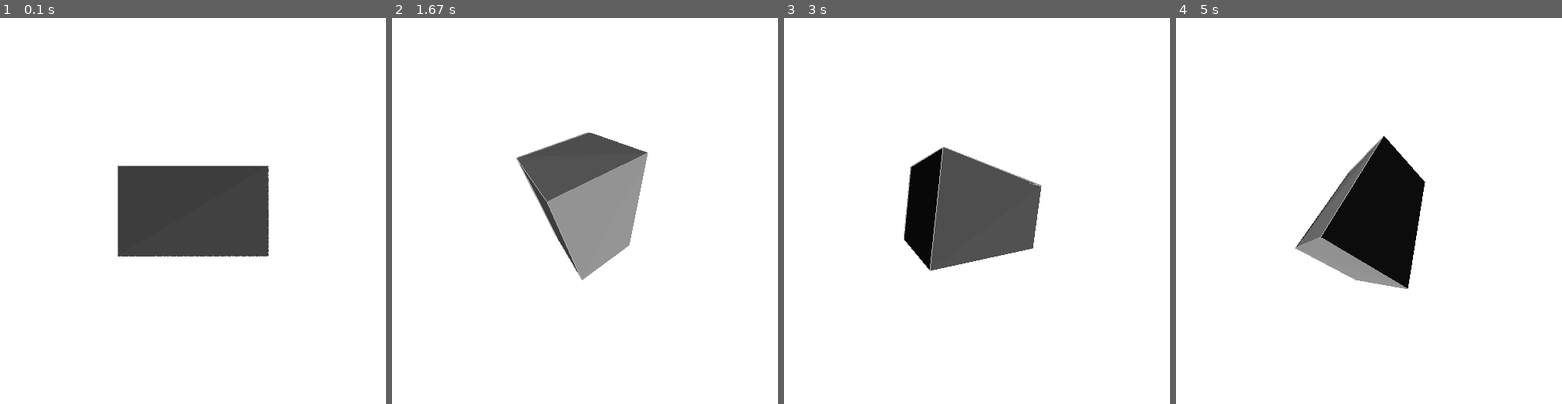
Above: before the commit, frames 1-4 (left to right).
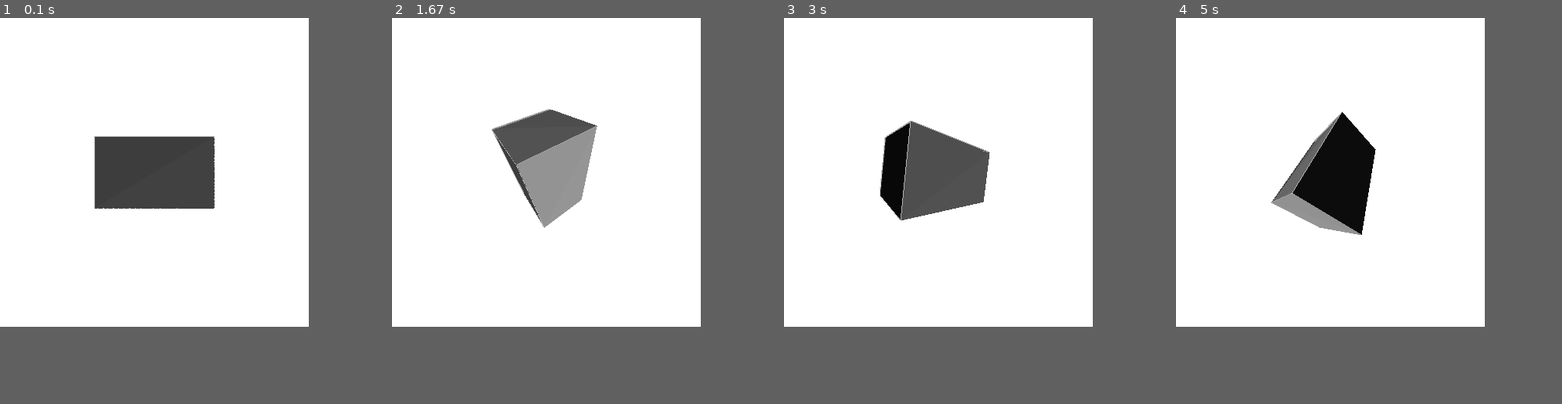
Above: after the commit, the same moments.

Repository: ElPudgino/3DRenderer
Game: pygame game, started from amoguspygame.py
Two runs of this game, one before a commit and one after it. Both use one fixed random seed, a clock stepped at 60 frames per second and the inputs below.
Inputs:
- Up to frame 1 (0.1 s): no input
- Up to frame 2 (1.67 s): hold Right 0.33-0.8 s; hold Up 0.83-1.3 s; hold Right from 1.33 s (still down)
- Up to frame 3 (3 s): release Right at 1.8 s; hold Left 1.83-2.37 s; hold Down 2.4-2.87 s; hold Left from 2.9 s (still down)
- Up to frame 4 (5 s): release Left at 3.37 s; hold Up 3.4-3.87 s; hold Right 3.9-4.53 s; hold Down from 4.57 s (still down)
In our replay, the window is 500x500 before the commit and 400x400 after it. These sizes can differ from the game's own. Grey fills any space a smaller window leaves; there, only what the larger window draws over its background counts as a difference.

The runs differ from the first frame. In frame 1, 9.6% of the frame differs, in the area x 24-70%, y 30-62%; in frame 2, 9.8%; in frame 3, 9.4%; in frame 4, 10%, in the area x 24-65%, y 24-71%.

Commit message:
Update amoguspygame.py

Diff:
--- a/amoguspygame.py
+++ b/amoguspygame.py
@@ -7,8 +7,8 @@
 import numpy as np
 Map = []
 DepthBuffer = []
-MapWidth = 500
-MapHeight = 500
+MapWidth = 400
+MapHeight = 400
 CamOffsetX = MapWidth/2
 CamOffsetY = MapHeight/2
 CamOffsetZ = MapWidth * 0.35#0.156
